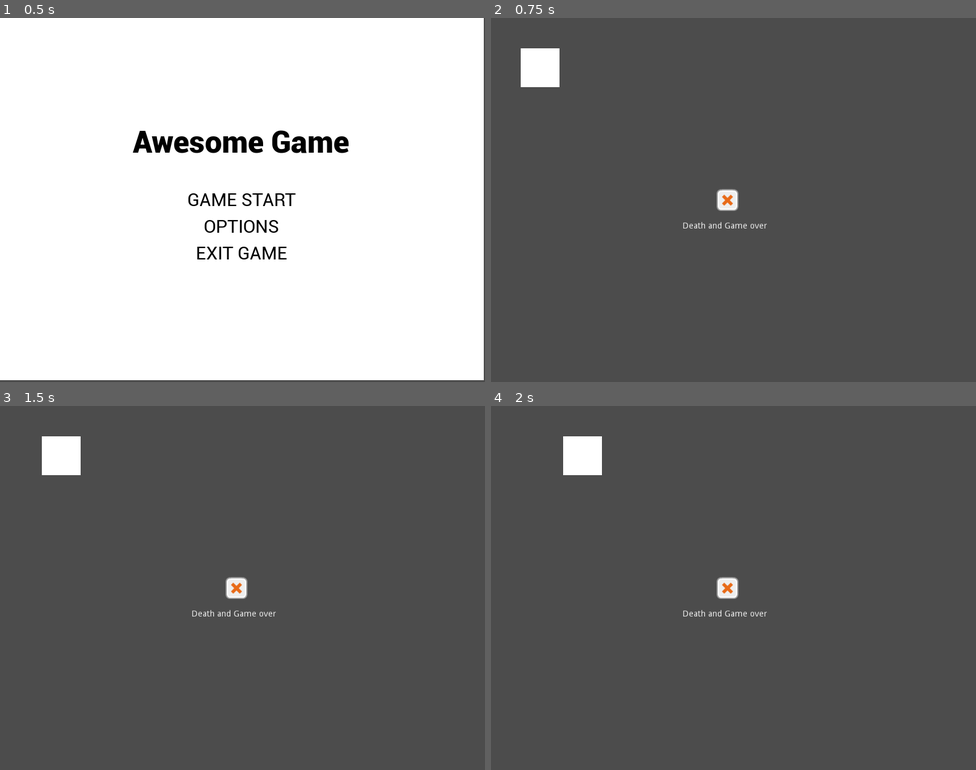
Above: before the commit, frames 1-4 (two rows, left to right).
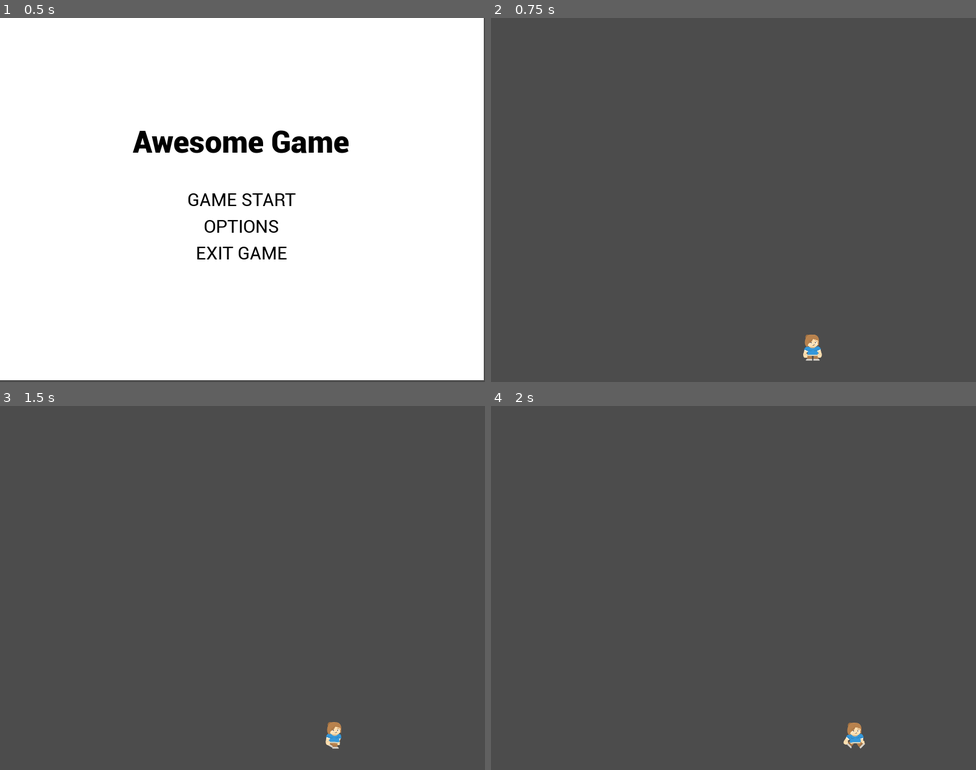
Above: after the commit, the same moments.

Repository: scottpetrovic/godot-starter-template
Game: Godot game, scene res://Scenes/MainMenu.tscn
Same seed, same stepped clock (60 frames per second), same inputs: the game is played once before the commit and once after it.
Inputs (mouse positions are in pixels of both pictures, inside the frame that each line leads up to):
- Up to frame 1 (0.5 s): no input
- Up to frame 2 (0.75 s): click "GAME START" at 0.5 s
- Up to frame 3 (1.5 s): tap Enter at 1.25 s; move the mouse to (349, 569) at 1.27 s; hold Right (ui_right) from 1.28 s (still down)
- Up to frame 4 (2 s): keep holding Right (ui_right)

Frame 1 is identical in both runs. In frame 2, 1.5% of the frame differs, in the area x 6-69%, y 8-95%; in frame 3, 1.4%; in frame 4, 1.4%.

Commit message:
Get basic character animation hooked up

Diff:
--- /dev/null
+++ b/Graphics/Character/Character-animations.tres
@@ -0,0 +1,18 @@
+[gd_resource type="SpriteFrames" load_steps=4 format=2]
+
+[ext_resource path="res://Graphics/Character/female_idle.png" type="Texture" id=1]
+[ext_resource path="res://Graphics/Character/female_walk1.png" type="Texture" id=2]
+[ext_resource path="res://Graphics/Character/female_walk2.png" type="Texture" id=3]
+
+[resource]
+animations = [ {
+"frames": [ ExtResource( 1 ) ],
+"loop": true,
+"name": "idle",
+"speed": 5.0
+}, {
+"frames": [ ExtResource( 2 ), ExtResource( 3 ) ],
+"loop": true,
+"name": "walk",
+"speed": 6.0
+} ]
--- a/Scenes/LevelOne.tscn
+++ b/Scenes/LevelOne.tscn
@@ -6,9 +6,10 @@
 [ext_resource path="res://Fonts/NormalText.tres" type="DynamicFont" id=4]
 [ext_resource path="res://Scripts/LevelOne.gd" type="Script" id=5]
 [ext_resource path="res://Scripts/Conversation.gd" type="Script" id=6]
+[ext_resource path="res://Graphics/Character/Character-animations.tres" type="SpriteFrames" id=7]
 
 [sub_resource type="RectangleShape2D" id=1]
-extents = Vector2( 36.6633, 33.9223 )
+extents = Vector2( 14.452, 21.7673 )
 
 [sub_resource type="RectangleShape2D" id=2]
 extents = Vector2( 21.7403, 20.8979 )
@@ -17,24 +18,21 @@
 script = ExtResource( 5 )
 
 [node name="Player" type="KinematicBody2D" parent="."]
-position = Vector2( 80.048, 82.2673 )
+position = Vector2( 30.048, 537.267 )
 script = ExtResource( 2 )
 __meta__ = {
 "_edit_group_": true
 }
 
 [node name="CollisionShape2D" type="CollisionShape2D" parent="Player"]
+position = Vector2( 0.5, 5.5 )
 shape = SubResource( 1 )
 
-[node name="TextureRect" type="TextureRect" parent="Player"]
-margin_left = -30.9543
-margin_top = -31.748
-margin_right = 33.0457
-margin_bottom = 32.252
-texture = ExtResource( 1 )
-__meta__ = {
-"_edit_use_anchors_": false
-}
+[node name="AnimatedSprite" type="AnimatedSprite" parent="Player"]
+scale = Vector2( 0.5, 0.5 )
+frames = ExtResource( 7 )
+animation = "idle"
+playing = true
 
 [node name="DamageItem" type="Area2D" parent="."]
 position = Vector2( 388.108, 300.202 )
@@ -109,4 +107,9 @@
 
 [node name="Timer" type="Timer" parent="UI/Conversation"]
 
+[node name="Camera2D" type="Camera2D" parent="."]
+offset = Vector2( -500, 0 )
+anchor_mode = 0
+current = true
+
 [connection signal="body_entered" from="DamageItem" to="Player" method="_on_DamageItem_body_entered"]
--- a/Scripts/Player.gd
+++ b/Scripts/Player.gd
@@ -12,9 +12,21 @@
 func _ready():
 	pass # Replace with function body.
 
+func calculate_animation_state():
+
+	# what direction we are facing (left/right)
+	# velocity == 0...we aren't pressing anything, so don't calculate
+	if(velocity.x > 0): $AnimatedSprite.flip_h = false
+	elif(velocity.x < 0): $AnimatedSprite.flip_h = true
+
+	# what sprite animation set we should play
+	if(velocity.x == 0 && velocity.y == 0):
+		$AnimatedSprite.set_animation('idle')
+	else:
+		$AnimatedSprite.set_animation('walk')
+
 
 func get_input():
-
 	# basic 8-way movement
 	velocity = Vector2()
 	if Input.is_action_pressed("ui_right"):
@@ -26,6 +38,7 @@
 	if Input.is_action_pressed("ui_up"):
 		velocity.y -= 1
 	velocity = velocity.normalized() * move_speed
+	calculate_animation_state()
 
 func _physics_process(delta: float):
 	get_input()
Binary file added: Graphics/Character/female_idle.png
Not shown, added: Graphics/Character/female_idle.png.import
Binary file added: Graphics/Character/female_walk1.png
Not shown, added: Graphics/Character/female_walk1.png.import
Binary file added: Graphics/Character/female_walk2.png
Not shown, added: Graphics/Character/female_walk2.png.import
Not shown: 1 places in Scenes/LevelOne.tscn that only renumber resources
